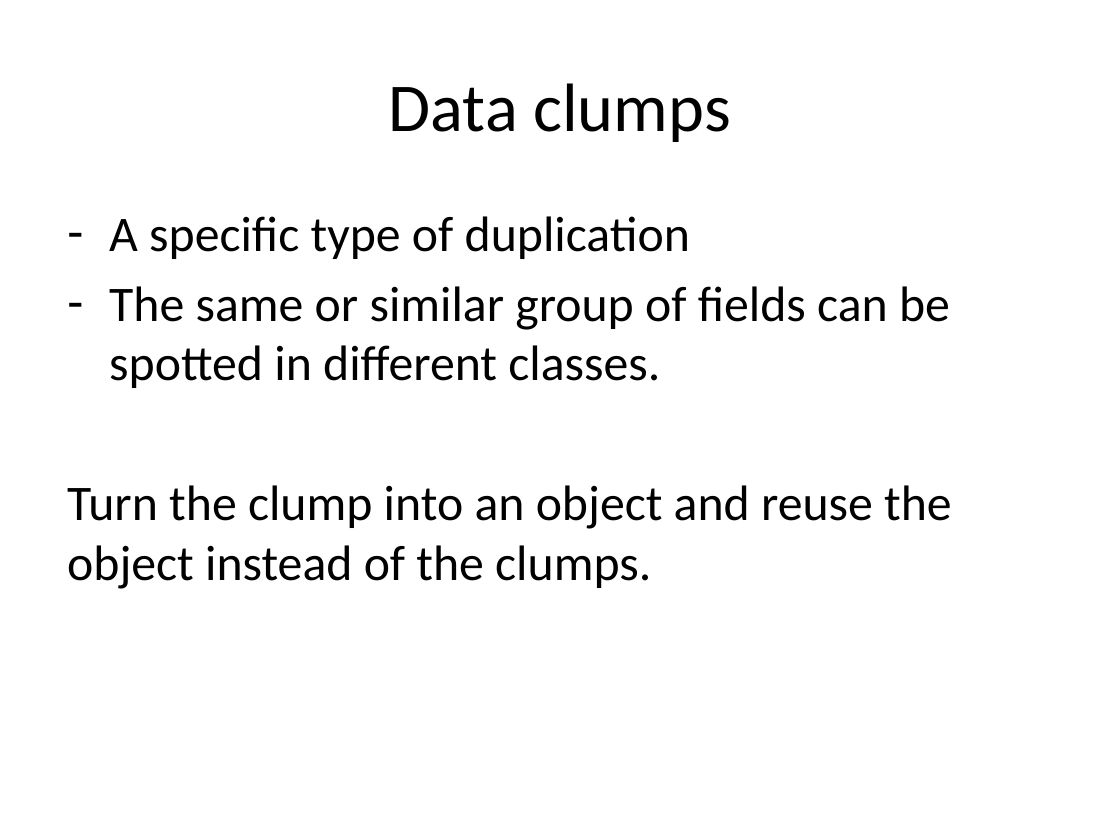
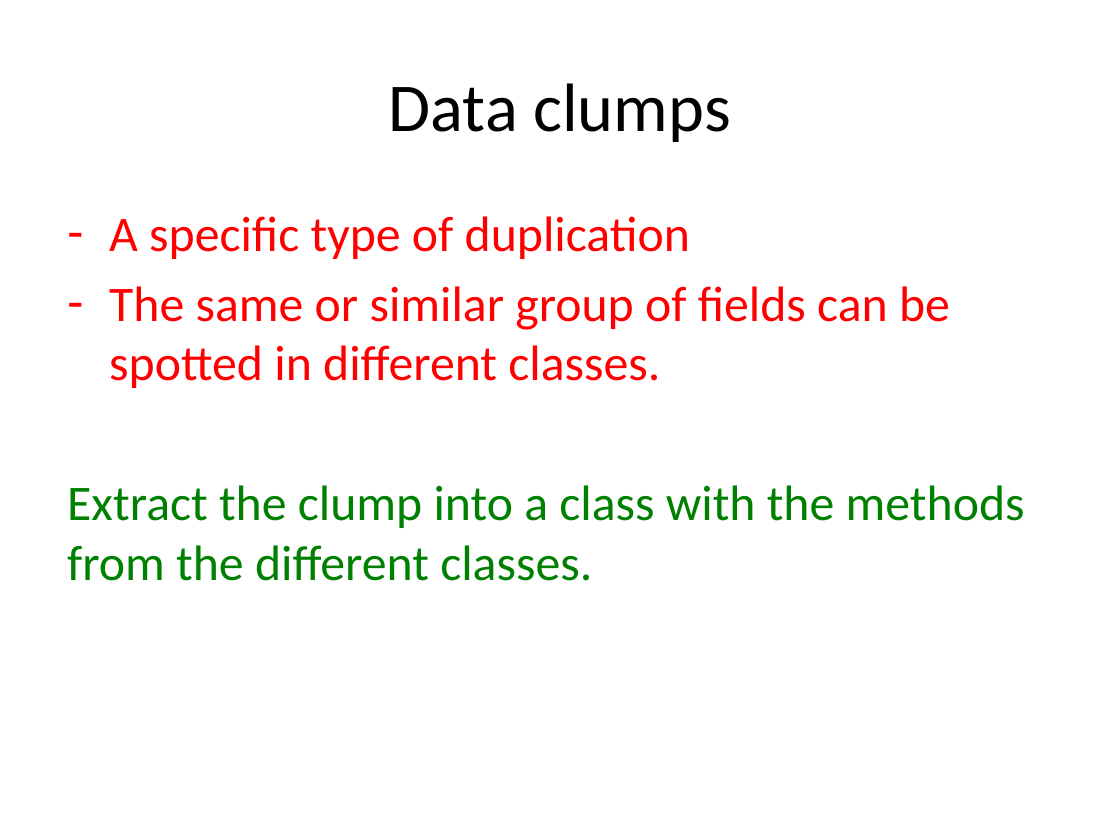
Before and after one commit to nerdschoolbergen/code-smells, a slide deck: slide 8 of code_smells.pptx. Drawn at 1120x840 pixels with LibreOffice and Linux fonts; fonts in the diff are those of the drawing. Boxes give left, top, right and bottom in pixels: in the first picture for what was removed or moved away, otherwise in the second. Text is boxed around its words. In the diff, an @@ line names an element or a change of style, - is before the commit and + after.

```diff
--- a/code_smells.pptx
+++ b/code_smells.pptx
@@ text at bbox=[109, 216, 950, 388]: text colour #000000 to #FF0000 in "A specific type of duplication", "The same or similar group of fields ..." @@
@@ text at bbox=[67, 485, 1025, 581]: text changed; text colour #000000 to #008000 @@
-Turn the clump into an object and reuse the object instead of the clumps.
+Extract the clump into a class with the methods from the different classes.
```
Also in this commit, not shown: 10 other slides changed, 2 slides added, 1 slide removed, 1 other file.
